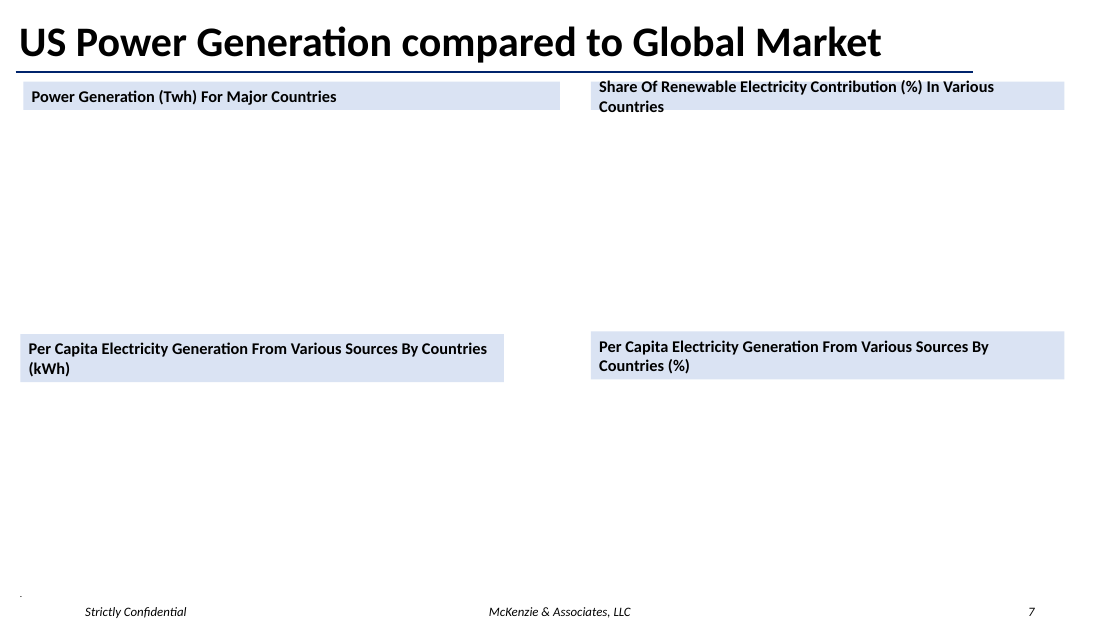
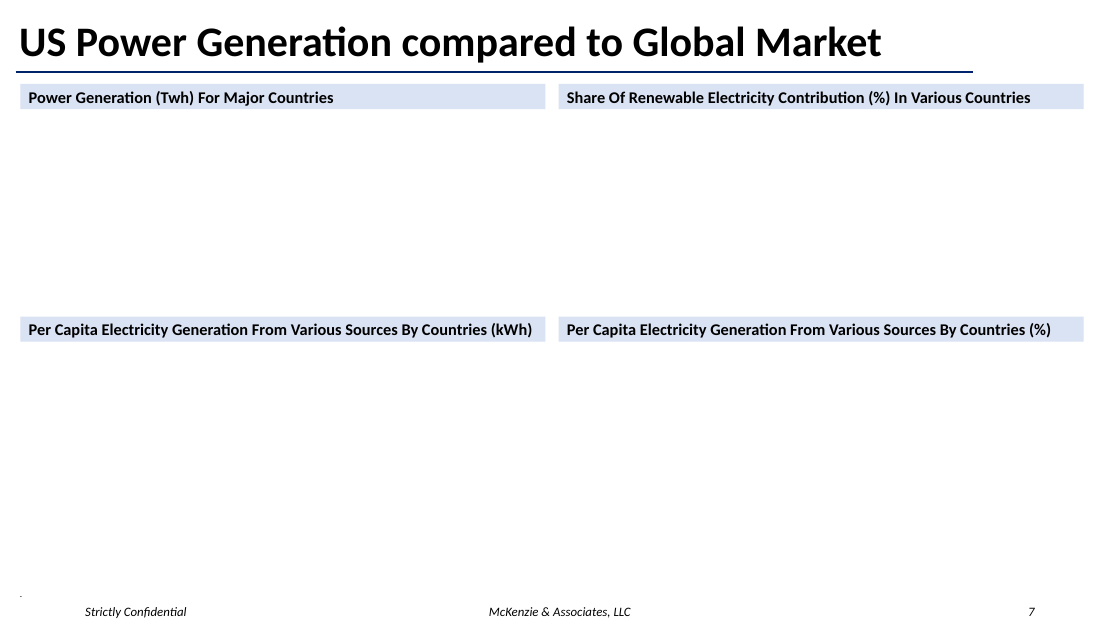
Before and after one commit to McKenzieaa/mck_cfo, a slide deck: slide 7 of streamlit_dashboard/data/energy_template.pptx. Drawn at 1120x630 pixels with LibreOffice and Linux fonts; fonts in the diff are those of the drawing. Boxes give left, top, right and bottom in pixels: in the first picture for what was removed or moved away, otherwise in the second. Text is boxed around its words. In the diff, an @@ line names an element or a change of style, - is before the commit and + after.

```diff
--- a/streamlit_dashboard/data/energy_template.pptx
+++ b/streamlit_dashboard/data/energy_template.pptx
@@ rectangle "Power Generation (Twh) For Major ...": place and size @@
-rectangle "Power Generation (Twh) For Major ..." at box(24, 82, 560, 110)
+rectangle "Power Generation (Twh) For Major ..." at box(20, 84, 545, 109)
@@ rectangle "Share Of Renewable Electricity Contribution ...": place and size @@
-rectangle "Share Of Renewable Electricity Contribution ..." at box(591, 82, 1065, 110)
+rectangle "Share Of Renewable Electricity Contribution ..." at box(559, 84, 1084, 109)
@@ rectangle "Per Capita Electricity Generation From ...": place and size @@
-rectangle "Per Capita Electricity Generation From ..." at box(20, 334, 504, 382)
+rectangle "Per Capita Electricity Generation From ..." at box(20, 317, 545, 342)
@@ rectangle "Per Capita Electricity Generation From ...": place and size @@
-rectangle "Per Capita Electricity Generation From ..." at box(591, 332, 1065, 380)
+rectangle "Per Capita Electricity Generation From ..." at box(559, 317, 1084, 342)
```
Also in this commit, not shown: 15 other slides changed.
